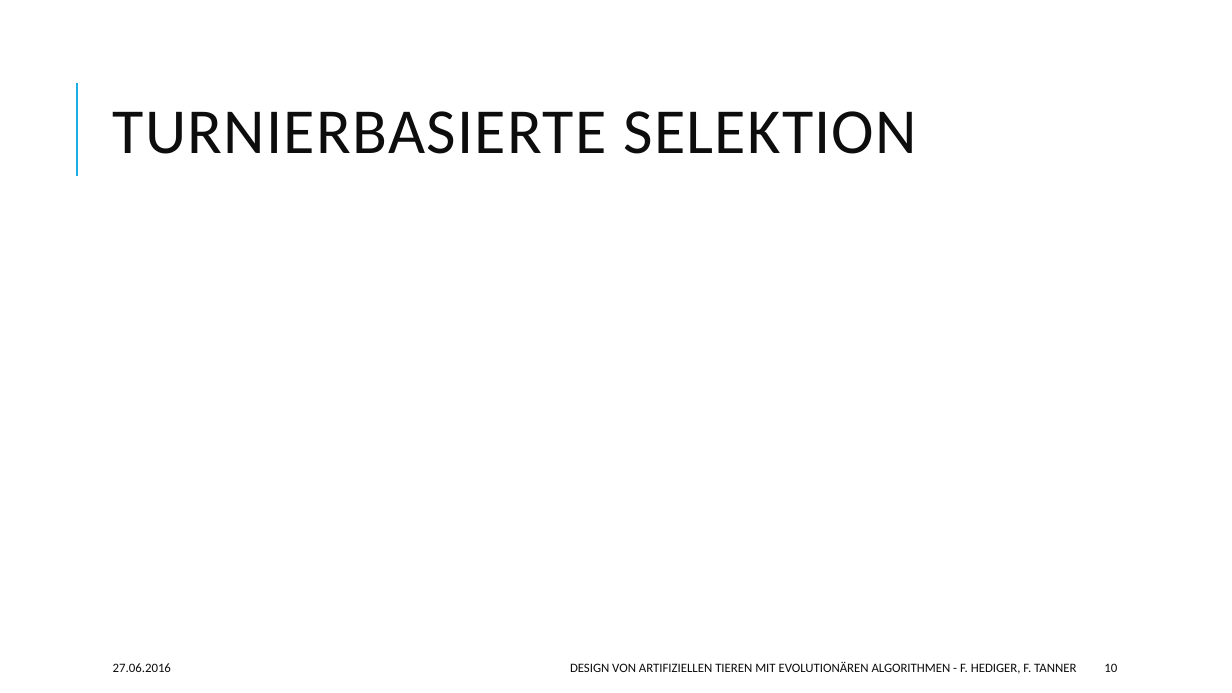
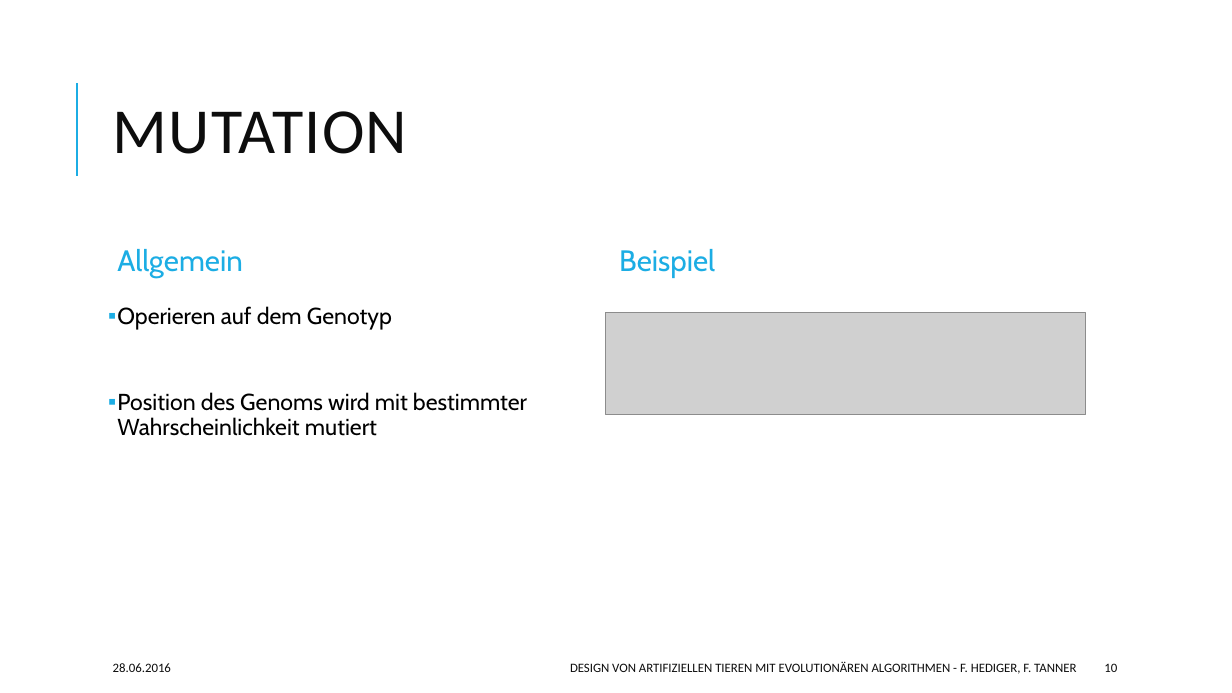
Before and after one commit to hedigerf/evolut, a slide deck: slide 10 of evolutdoc/presentation/presentation.pptx. Drawn at 1232x693 pixels with LibreOffice and Linux fonts; fonts in the diff are those of the drawing; grey boxes stand for pictures. Boxes give left, top, right and bottom in pixels: in the first picture for what was removed or moved away, otherwise in the second. Text is boxed around its words. In the diff, an @@ line names an element or a change of style, - is before the commit and + after.

```diff
--- a/evolutdoc/presentation/presentation.pptx
+++ b/evolutdoc/presentation/presentation.pptx
@@ title at bbox=[113, 111, 407, 154]: text changed @@
-TURNIERBASIERTE SELEKTION
+MUTATION
@@ text added at bbox=[117, 249, 242, 278], 23 pt, text #1CADE4 @@
+Allgemein
@@ text added at bbox=[619, 249, 715, 278], 23 pt, text #1CADE4 @@
+Beispiel
@@ text added at bbox=[117, 306, 527, 436], 18 pt, text #000000 @@
+▪ Operieren auf dem Genotyp
+▪ Position des Genoms wird mit bestimmter Wahrscheinlichkeit mutiert
@@ picture added at bbox=[605, 313, 1086, 415] @@
@@ text at bbox=[113, 663, 171, 672]: text changed @@
-27.06.2016
+28.06.2016
```
Also in this commit, not shown: 17 other slides changed.
